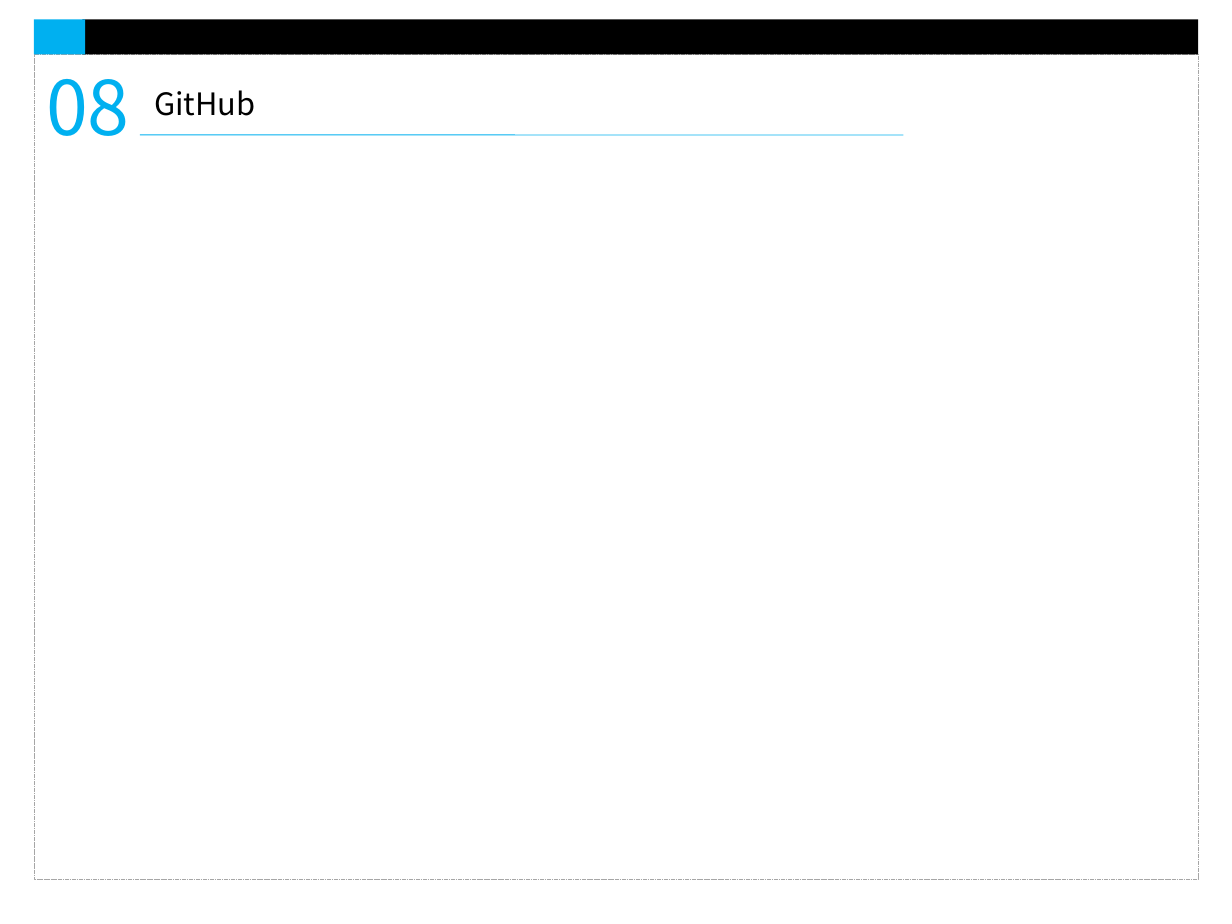
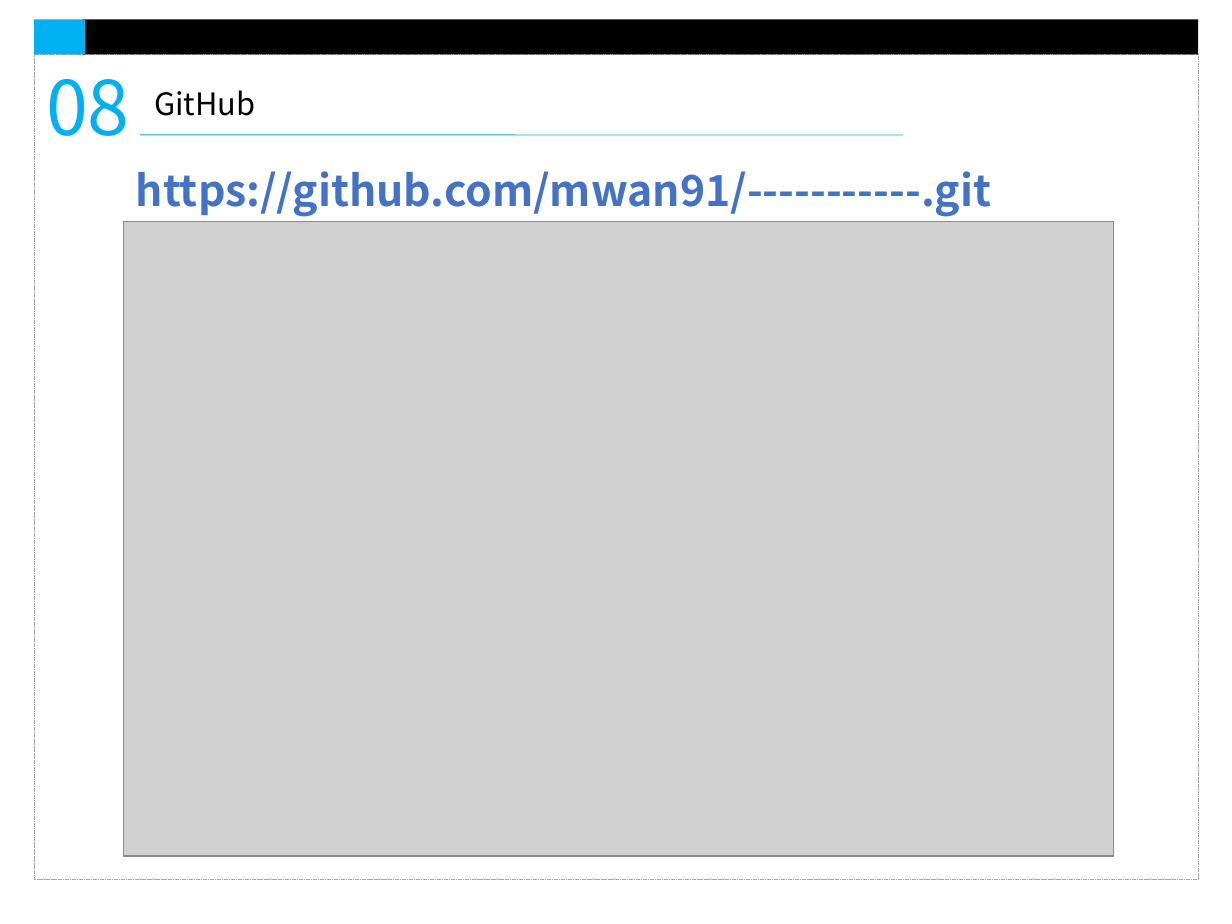
Before and after one commit to mwan91/-----------, a slide deck: slide 17 of 최종)온라인 화상 면접 웹애플리케이션.pptx. Drawn at 1232x924 pixels with LibreOffice and Linux fonts; fonts in the diff are those of the drawing; grey boxes stand for pictures. Boxes give left, top, right and bottom in pixels: in the first picture for what was removed or moved away, otherwise in the second. Text is boxed around its words. In the diff, an @@ line names an element or a change of style, - is before the commit and + after.

```diff
--- a/최종)온라인 화상 면접 웹애플리케이션.pptx
+++ b/최종)온라인 화상 면접 웹애플리케이션.pptx
@@ text added at bbox=[136, 171, 992, 217], 25 pt, text #4472C4, bold @@
+https://github.com/mwan91/-----------.git
@@ picture added at bbox=[123, 222, 1114, 856] @@
```
Also in this commit, not shown: 1 other slide changed.
